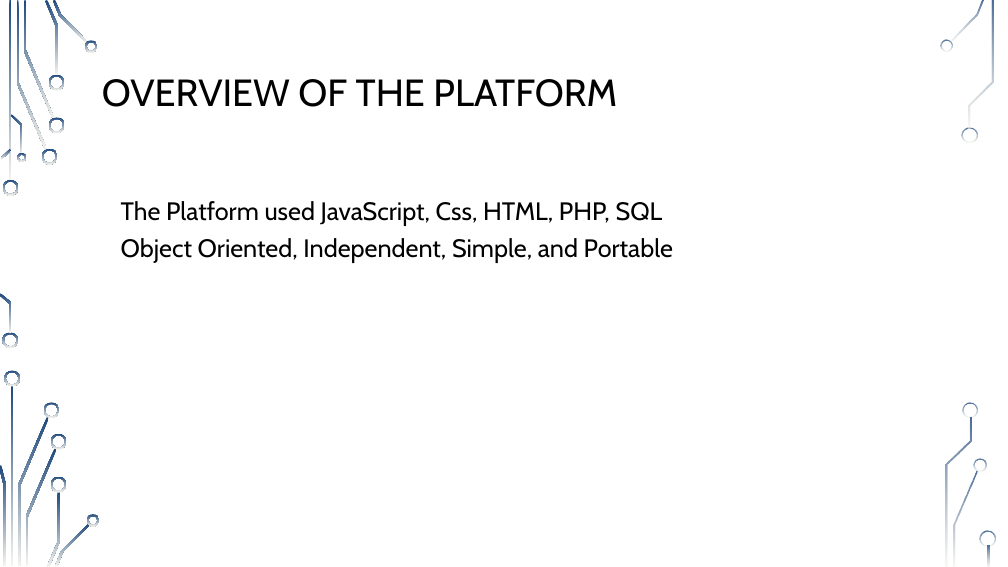
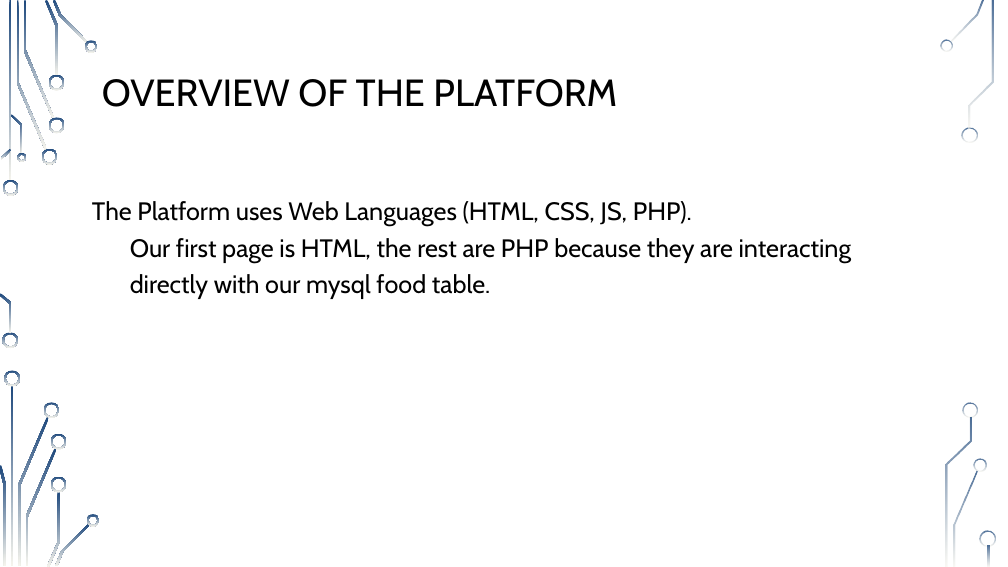
Before and after one commit to ajuhl/MacroPrepFinal, a slide deck: slide 2 of Documentation/EECS_448 Project 3.pptx. Drawn at 1008x567 pixels with LibreOffice and Linux fonts; fonts in the diff are those of the drawing; background and template pictures are left out. Boxes give left, top, right and bottom in pixels: in the first picture for what was removed or moved away, otherwise in the second. Text is boxed around its words. In the diff, an @@ line names an element or a change of style, - is before the commit and + after.

```diff
--- a/Documentation/EECS_448 Project 3.pptx
+++ b/Documentation/EECS_448 Project 3.pptx
@@ text at (92, 201, 851, 299): text changed @@
-• The Platform used JavaScript, Css, HTML, PHP, SQL
-• Object Oriented, Independent, Simple, and Portable
+• The Platform uses Web Languages (HTML, CSS, JS, PHP).
+  • Our first page is HTML, the rest are PHP because they are interacting directly with our mysql food table.
```
Also in this commit, not shown: 4 other slides changed, 2 slides added, 1 slide removed.
